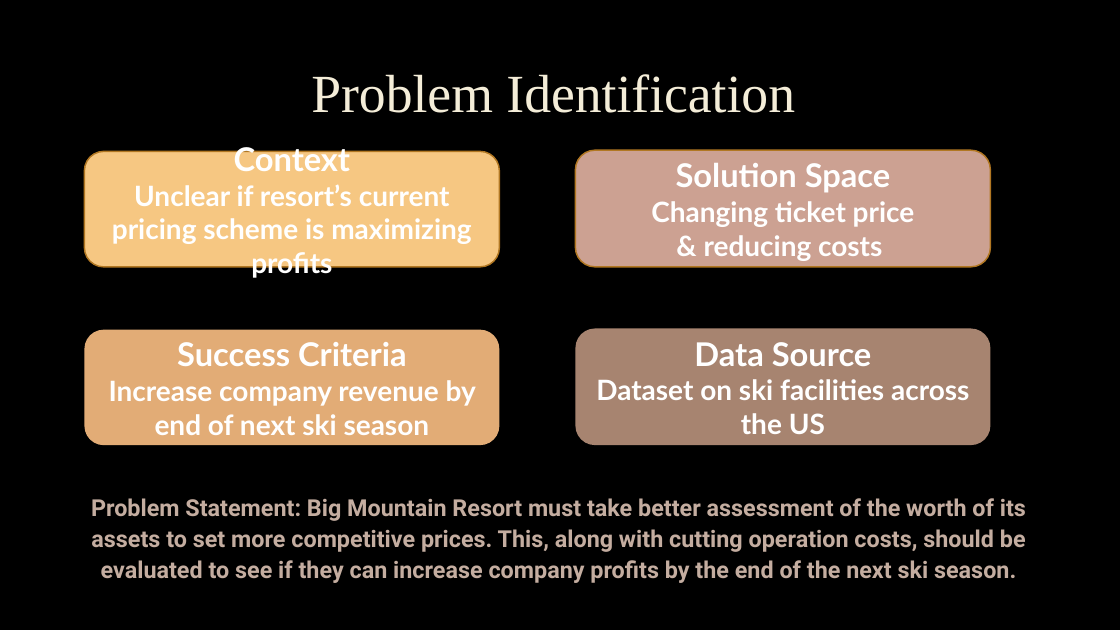
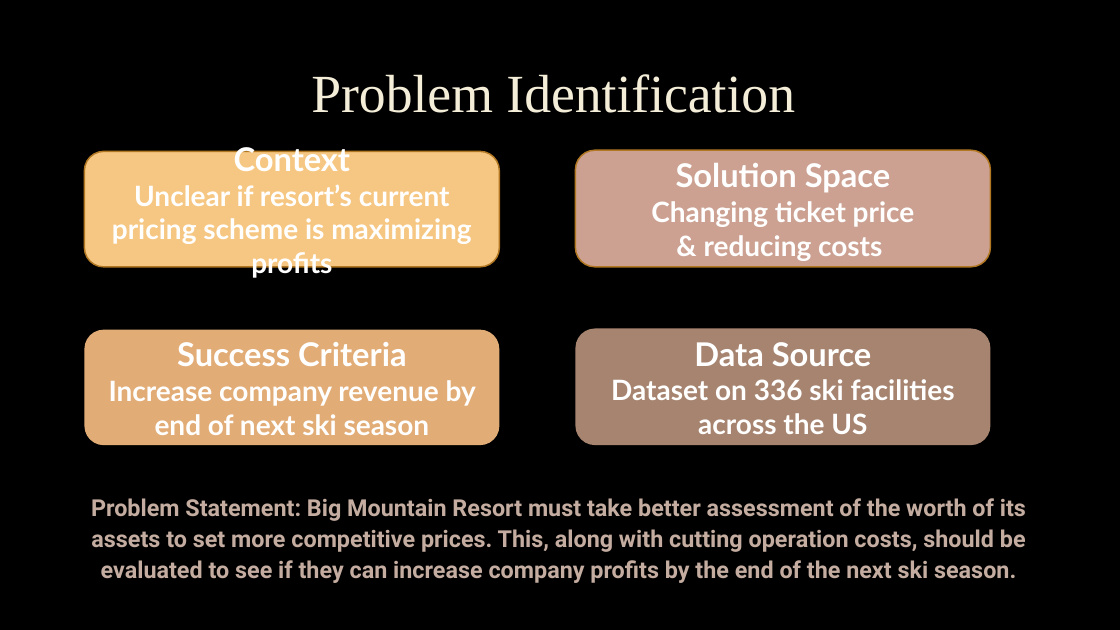
Before and after one commit to Aisling-C/DataScienceGuidedCapstone, a slide deck: slide 2 of Reports/Guided Capstone Presentation.pptx. Drawn at 1120x630 pixels with LibreOffice and Linux fonts; fonts in the diff are those of the drawing; background and template pictures are left out. Boxes give left, top, right and bottom in pixels: in the first picture for what was removed or moved away, otherwise in the second. Text is boxed around its words. In the diff, an @@ line names an element or a change of style, - is before the commit and + after.

Commit message:
Minor Updates to Presentation & Report

```diff
--- a/Reports/Guided Capstone Presentation.pptx
+++ b/Reports/Guided Capstone Presentation.pptx
@@ text in rounded rectangle at (611, 379, 955, 434): text changed @@
-Dataset on ski facilities across the US
+Dataset on 336 ski facilities across the US
```
Also in this commit, not shown: 1 other file.
